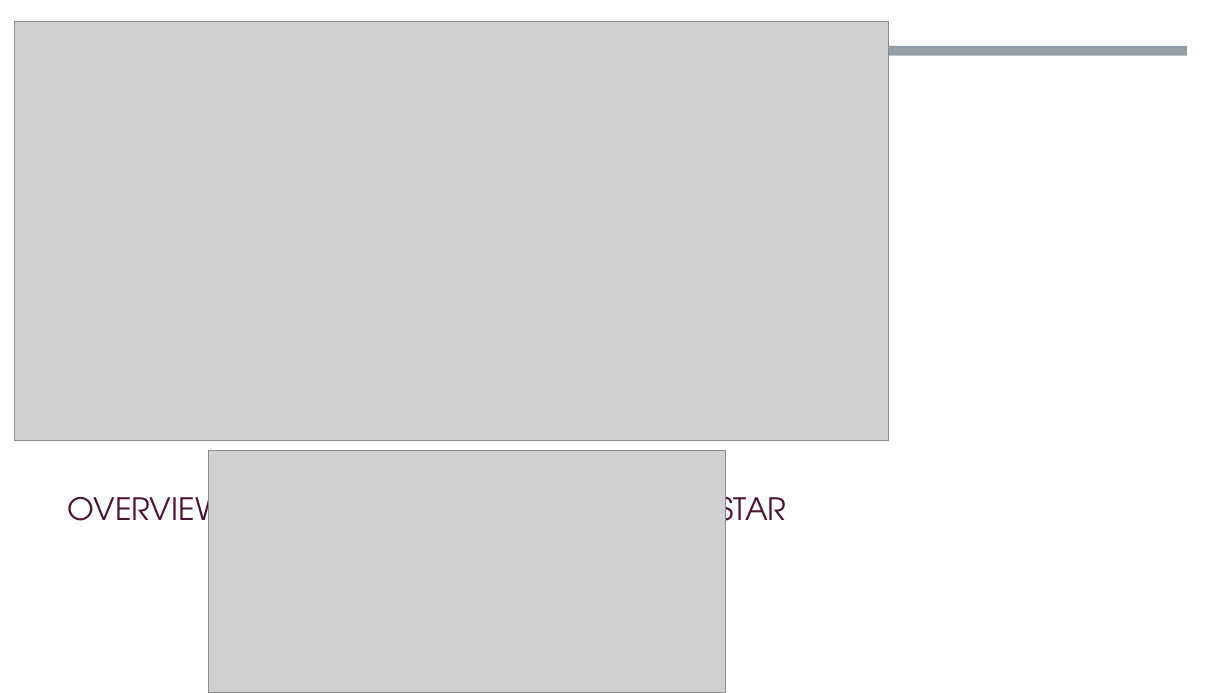
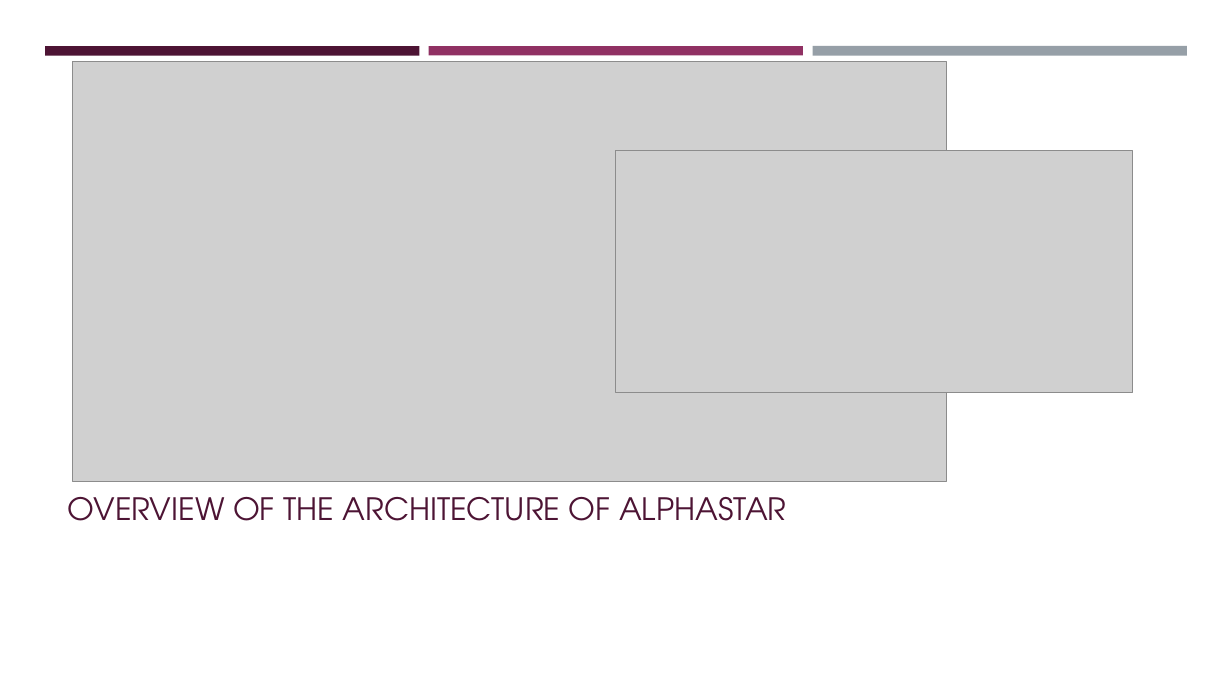
Before and after one commit to Boty22/Global-AI-Bootcamp-DRL, a slide deck: slide 19 of From RL to DRL.pptx (slide 18 before the commit). Drawn at 1232x693 pixels with LibreOffice and Linux fonts; fonts in the diff are those of the drawing; grey boxes stand for pictures. Boxes give left, top, right and bottom in pixels: in the first picture for what was removed or moved away, otherwise in the second. Text is boxed around its words. In the diff, an @@ line names an element or a change of style, - is before the commit and + after.

```diff
--- a/From RL to DRL.pptx
+++ b/From RL to DRL.pptx
@@ rectangle added at (x1=45, y1=46, x2=420, y2=55), fill #4D1434 @@
@@ rectangle added at (x1=429, y1=46, x2=803, y2=55), fill #903163 @@
@@ picture moved from (x1=14, y1=21, x2=888, y2=441) to (x1=72, y1=62, x2=946, y2=482) @@
@@ picture moved from (x1=209, y1=450, x2=726, y2=693) to (x1=616, y1=151, x2=1133, y2=394) @@
```
Also in this commit, not shown: 4 other slides changed, 3 slides added, 2 slides removed.
